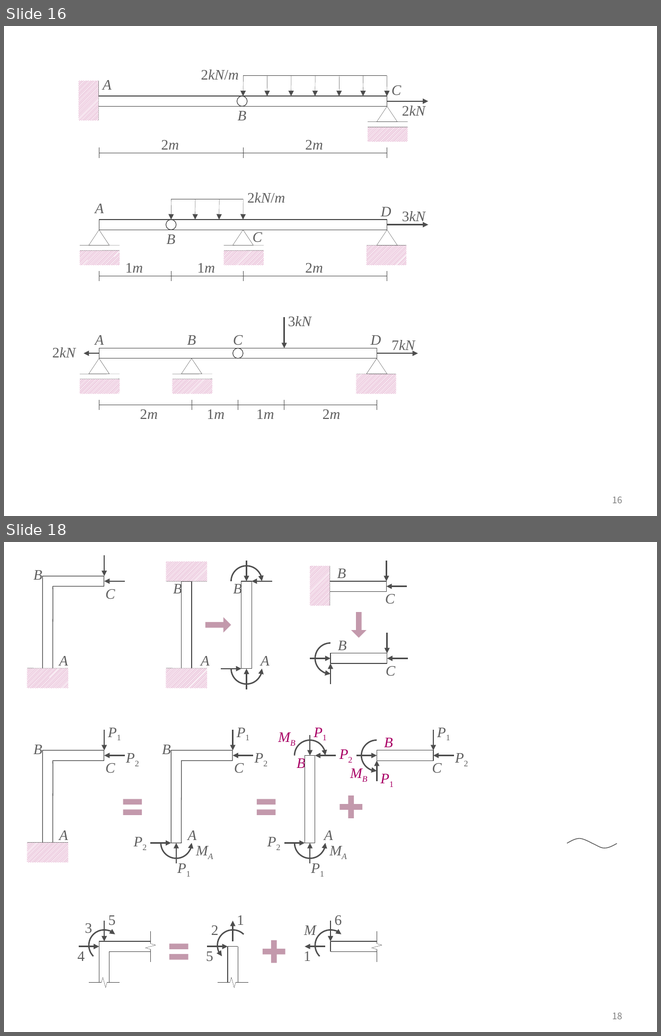
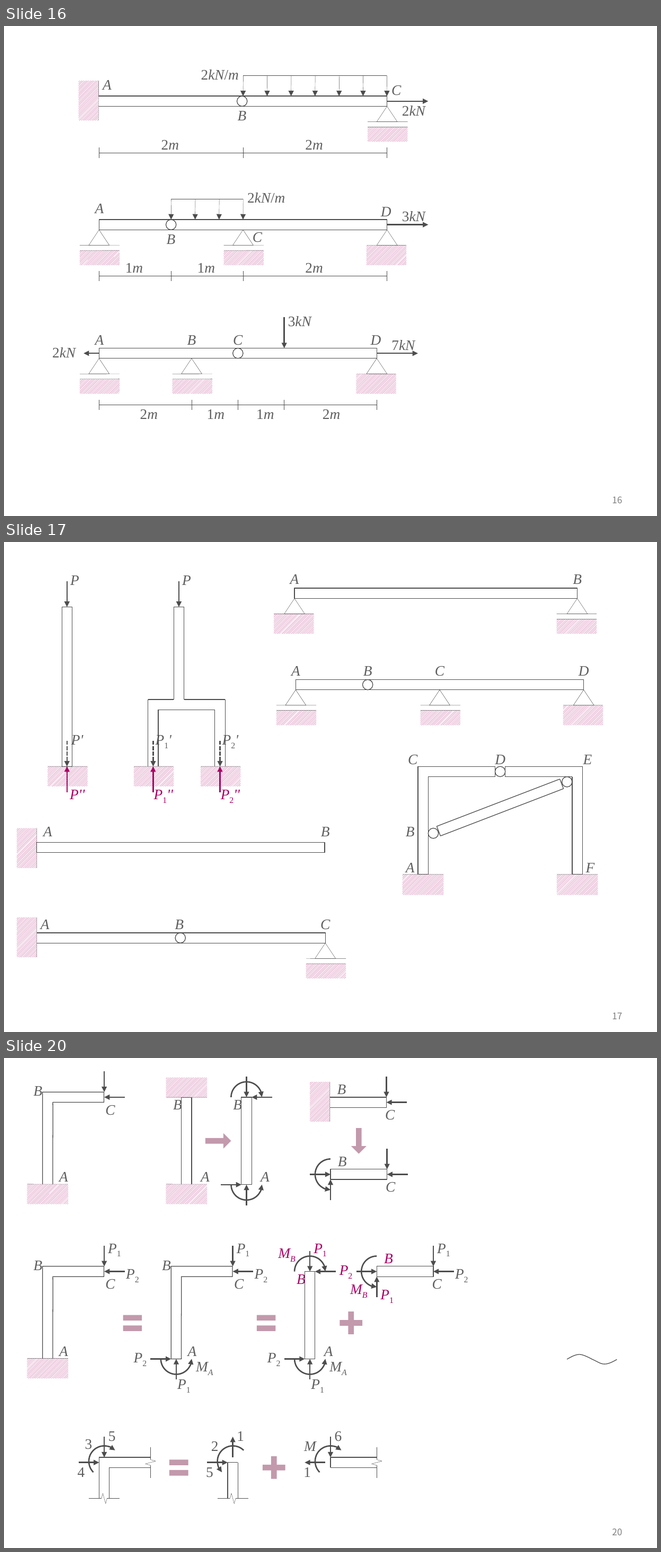
Before and after one commit to ironbell87/structural_mechanics_II, a slide deck: figures.pptx. Shown one above the other, each under a label of ours: slides 16 and 18 before the commit, slides 16, 17 and 20 after it; the slides between them are not shown. The pictures are 661x1036 and 661x1552 pixels, drawn with LibreOffice and Linux fonts; fonts in the diff are those of the drawing. Boxes give left, top, right and bottom in pixels: in the first picture for what was removed or moved away, otherwise in the second. Text is boxed around its words. In the diff, an @@ line names an element or a change of style, - is before the commit and + after.

```diff
--- a/figures.pptx
+++ b/figures.pptx
@@ slide 17 added at [4, 542, 657, 1032], background #FFFFFF; not listed: 1 template element that a slide beside it also shows @@
@@ group added at [274, 574, 596, 634]: 3 rectangles, 3 lines, 2 triangles, 2 texts @@
+A
+B
@@ group added at [276, 666, 603, 725]: 5 lines, 4 rectangles, 4 texts, 3 triangles, 1 ellipse @@
+A
+D
+B
+C
@@ group added at [48, 575, 240, 803]: 13 lines, 8 arrows, 8 texts, 4 rectangles @@
+P
+P'
+P''
+P
+P1'
+P1''
+P2'
+P2''
@@ group added at [403, 755, 598, 894]: 18 lines, 6 texts, 3 ellipses, 2 rectangles @@
+A
+B
+F
+C
+D
+E
@@ group added at [16, 827, 330, 868]: 2 rectangles, 2 texts, 1 line @@
+A
+B
@@ group added at [16, 917, 346, 978]: 3 rectangles, 3 lines, 3 texts, 1 ellipse, 1 triangle @@
+A
+C
+B
@@ what was slide 18 is now slide 20 @@
@@ page number at [612, 1528, 622, 1535]: text changed @@
-18
+20
```
Also in this commit, not shown: 1 slide changed, 1 other slide added, 15 other files.
